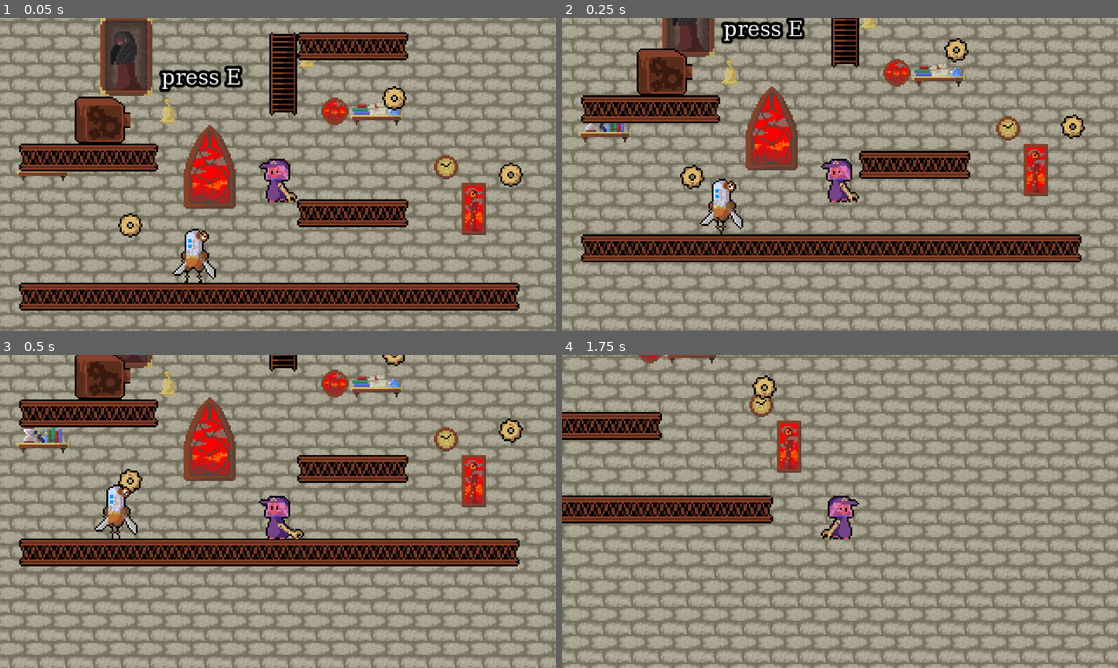
Above: before the commit, frames 1-4 (two rows, left to right).
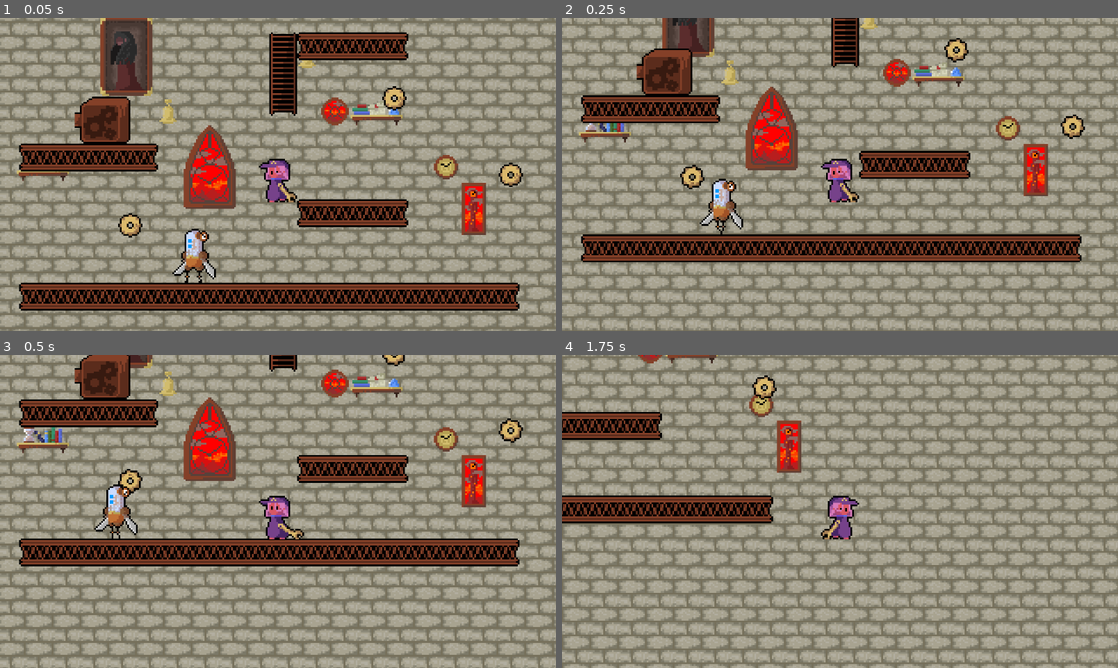
Above: after the commit, the same moments.

Repository: KingKiwiThe5th/Countdown
Game: Godot game, scene res://Scenes/main.tscn
The game is run twice, just before and just after one commit, with the same random seed, the same clock (stepped at 60 frames per second) and the same inputs.
Inputs:
- Up to frame 1 (0.05 s): no input
- Up to frame 2 (0.25 s): no input
- Up to frame 3 (0.5 s): no input
- Up to frame 4 (1.75 s): tap E (select) at 0.5, 0.6, 1.25, 1.55 s; hold D (right) from 0.53 s (still down); tap Space (jump) at 0.77, 1.52 s; tap W (climb) at 1.35 s

The runs differ from the first frame. In frame 1, 1.7% of the frame differs, in the area x 13-44%, y 15-41%; in frame 2, 1.6%; in frame 3, 0.7%; in frame 4, nothing differs.

Commit message:
working lift and connecting gearbox

Diff:
--- a/Scenes/gearbox.tscn
+++ b/Scenes/gearbox.tscn
@@ -132,6 +132,7 @@
 debug_color = Color(1.01075e-06, 0.531399, 1.05888e-06, 0.419608)
 
 [node name="PressE" type="Label" parent="Area2D"]
+visible = false
 texture_filter = 1
 offset_left = -28.0
 offset_top = -28.0
--- a/Scenes/lift.tscn
+++ b/Scenes/lift.tscn
@@ -1,10 +1,20 @@
-[gd_scene load_steps=4 format=3 uid="uid://cqmeov0x16lyn"]
+[gd_scene load_steps=6 format=3 uid="uid://cqmeov0x16lyn"]
 
 [ext_resource type="Script" uid="uid://betrnepej5qm7" path="res://Scripts/lift.gd" id="1_5wue2"]
 [ext_resource type="Texture2D" uid="uid://b1fypowf5877w" path="res://Assets/Lift.png" id="2_5wue2"]
 
 [sub_resource type="RectangleShape2D" id="RectangleShape2D_5wue2"]
 size = Vector2(46, 6)
+
+[sub_resource type="GDScript" id="GDScript_5wue2"]
+script/source = "extends Area2D
+
+func _on_body_entered(body: Node2D) -> void:
+	pass # Replace with function body.
+"
+
+[sub_resource type="RectangleShape2D" id="RectangleShape2D_ct4xn"]
+size = Vector2(47, 10)
 
 [node name="Lift" type="CharacterBody2D"]
 script = ExtResource("1_5wue2")
@@ -16,3 +26,14 @@
 position = Vector2(0, 4)
 shape = SubResource("RectangleShape2D_5wue2")
 one_way_collision = true
+
+[node name="playerDetector" type="Area2D" parent="."]
+script = SubResource("GDScript_5wue2")
+
+[node name="CollisionShape2D" type="CollisionShape2D" parent="playerDetector"]
+position = Vector2(0.5, -5)
+shape = SubResource("RectangleShape2D_ct4xn")
+debug_color = Color(0, 0, 1, 0.419608)
+
+[connection signal="body_entered" from="playerDetector" to="." method="_on_player_detector_body_entered"]
+[connection signal="body_exited" from="playerDetector" to="." method="_on_player_detector_body_exited"]
--- a/Scenes/main.tscn
+++ b/Scenes/main.tscn
@@ -10,6 +10,7 @@
 [ext_resource type="PackedScene" uid="uid://c61tyqnqt7f0w" path="res://Scenes/gearbox.tscn" id="8_344ge"]
 [ext_resource type="Texture2D" uid="uid://dlt2oiv5m6xdd" path="res://Assets/background_assets/backgroundBricksLarge.png" id="9_ynf5e"]
 [ext_resource type="Texture2D" uid="uid://bgr43tea8nujl" path="res://Assets/background_assets/backgroundAssets.png" id="10_hptm8"]
+[ext_resource type="PackedScene" uid="uid://cqmeov0x16lyn" path="res://Scenes/lift.tscn" id="11_d1ilt"]
 
 [sub_resource type="TileSetAtlasSource" id="TileSetAtlasSource_jjvhh"]
 texture = ExtResource("2_8gbba")
@@ -156,7 +157,8 @@
 
 [node name="Gearbox" parent="." instance=ExtResource("8_344ge")]
 position = Vector2(-32, -96)
-direction = 0
+direction = 1
+corresponding_lift_id = 1
 
 [node name="Parallax2D" type="Parallax2D" parent="."]
 z_index = -1
@@ -176,3 +178,9 @@
 z_index = -1
 tile_map_data = PackedByteArray("AAACAPz/AQAAAAAAAAACAP3/AQAAAAEAAAACAP7/AQAAAAIAAAADAPz/AQABAAAAAAADAP3/AQABAAEAAAADAP …(272 unchanged characters)…
 tile_set = SubResource("TileSet_6iyac")
+
+[node name="Lift" parent="." instance=ExtResource("11_d1ilt")]
+position = Vector2(29, -201)
+target = Vector2(29, -143)
+time = 2.0
+lift_id = 1
--- a/Scripts/countdown.gd
+++ b/Scripts/countdown.gd
@@ -1,3 +1,4 @@
 extends Node
 
 var countdown_time : float
+var lifts: Array = []
--- a/Scripts/gearbox.gd
+++ b/Scripts/gearbox.gd
@@ -2,9 +2,21 @@
 
 @export_enum("right","left") var direction
 @onready var press_e: Label = $Area2D/PressE
-
+@export var corresponding_lift_id: int
+var corresponding_lift
+var full
 # needs fixing, label position off
 func _ready() -> void:
 	if direction == 0:
 		scale.x *= -1
 		press_e.scale.x *= -1
+
+	await get_tree().create_timer(0.5).timeout
+	for lift in Countdown.lifts:
+		if lift.lift_id == corresponding_lift_id:
+			corresponding_lift = lift
+
+func _process(delta: float) -> void:
+	if full:
+		full = false
+		corresponding_lift.move()
--- a/Scripts/gearbox_area.gd
+++ b/Scripts/gearbox_area.gd
@@ -5,6 +5,7 @@
 var hasBody
 var gear_count := 0
 var player
+var full
 
 func _process(delta: float) -> void:
 	if Input.is_action_just_pressed("select") and hasBody and player.hasGear:
@@ -17,12 +18,15 @@
 			gear_count += 1
 		elif gear_count == 2:
 			anim.play("full")
+			get_parent().full = true
+			full = true
+			label.visible = false
 
 func _on_body_entered(body: Node2D) -> void:
 	# checking valid terms for the player
 	if body.name == "Player":
 		player = body
-		if player.hasGear:
+		if player.hasGear and !full:
 			label.visible = true
 			hasBody = true
 
--- a/Scripts/lift.gd
+++ b/Scripts/lift.gd
@@ -2,6 +2,31 @@
 
 @export var target : Vector2
 @export var time : float
+@export var lift_id: int
+@onready var base_position = position
+
+func _ready() -> void:
+	Countdown.lifts.append(self)
+
 func move():
 	var tween = create_tween()
 	tween.tween_property(self,"position",target,time)
+	moved = true
+
+var moved = false
+func _process(delta: float) -> void:
+	if player_on and moved:
+		var tween = create_tween()
+		tween.tween_property(self,"position",base_position,time)
+
+var player_on
+func _on_player_detector_body_entered(body: Node2D) -> void:
+	if body.name == "Player":
+		player_on = true
+
+
+func _on_player_detector_body_exited(body: Node2D) -> void:
+	if body.name == "Player":
+		player_on = false
+		var tween = create_tween()
+		tween.tween_property(self,"position",target,time)
Not shown: 1 places in Scenes/main.tscn that only renumber resources
